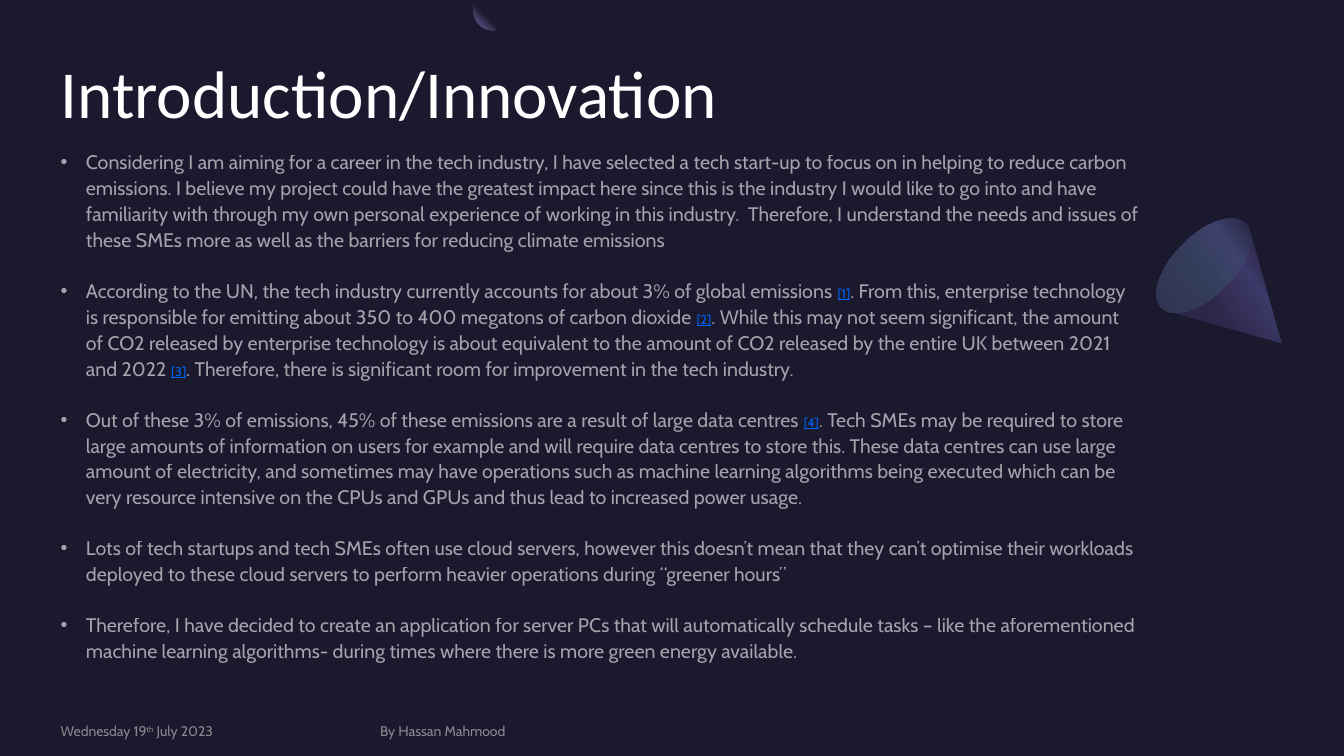
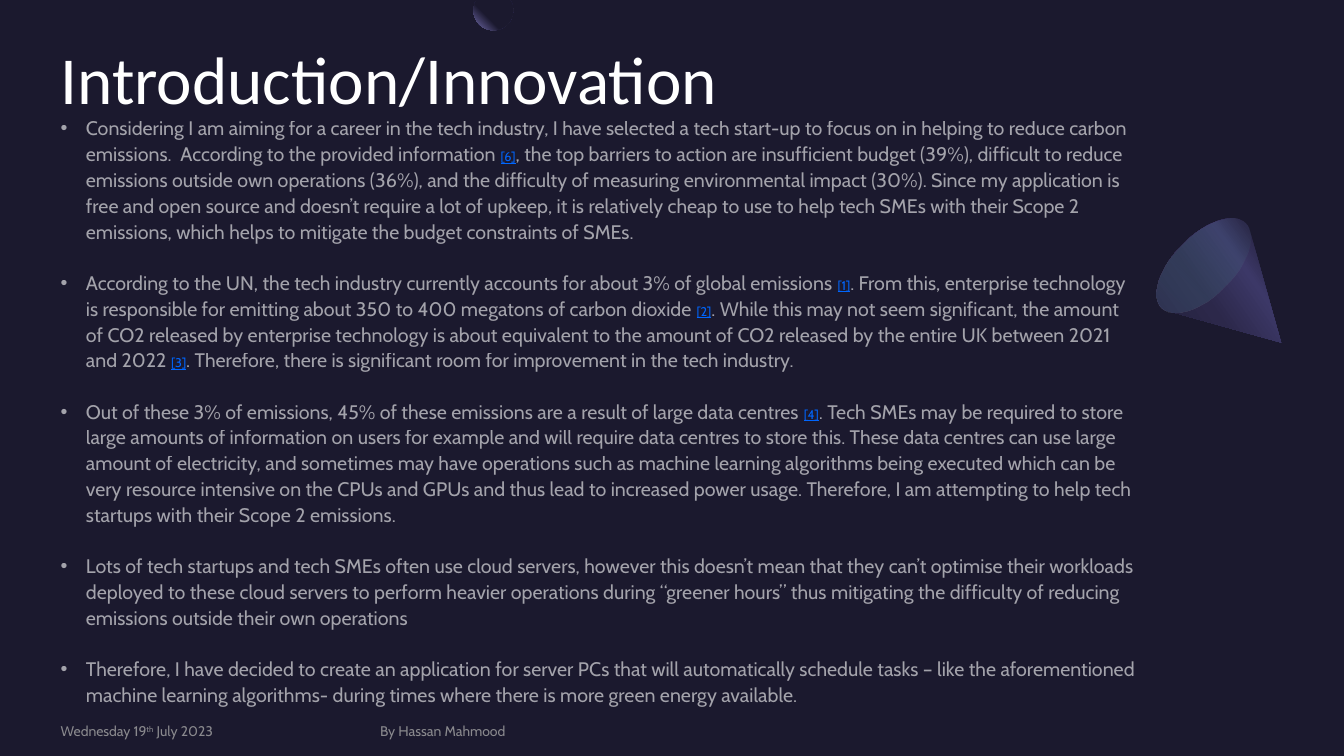
Before and after one commit to HassanWasHere/IEUK, a slide deck: slide 1 of EnergyScheduler.pptx. Drawn at 1344x756 pixels with LibreOffice and Linux fonts; fonts in the diff are those of the drawing. Boxes give left, top, right and bottom in pixels: in the first picture for what was removed or moved away, otherwise in the second. Text is boxed around its words. In the diff, an @@ line names an element or a change of style, - is before the commit and + after.

```diff
--- a/EnergyScheduler.pptx
+++ b/EnergyScheduler.pptx
@@ title "Introduction/Innovation": place and size @@
-title "Introduction/Innovation" at [61,71,717,121]
+title "Introduction/Innovation" at [61,57,717,107]
@@ text "Considering I am aiming for ...": place and size @@
-text "Considering I am aiming for ..." at [86,155,1138,663]
+text "Considering I am aiming for ..." at [86,121,1133,630]
@@ text at [86,121,1126,244]: text changed @@
-• Considering I am aiming for a career in the tech industry, I have selected a tech start-up to focus on in helping to reduce carbon emissions. I believe my project could have the greatest impact here since this is the industry I would like to go into and have familiarity with through my own personal experience of working in this industry. Therefore, I understand the needs and issues of these SMEs more as well as the barriers for reducing climate emissions
+• Considering I am aiming for a career in the tech industry, I have selected a tech start-up to focus on in helping to reduce carbon emissions. According to the provided information [6], the top barriers to action are insufficient budget (39%), difficult to reduce emissions outside own operations (36%), and the difficulty of measuring environmental impact (30%). Since my application is free and open source and doesn’t require a lot of upkeep, it is relatively cheap to use to help tech SMEs with their Scope 2 emissions, which helps to mitigate the budget constraints of SMEs.
@@ text at [86,404,1133,630]: text changed @@
-• Out of these 3% of emissions, 45% of these emissions are a result of large data centres [4]. Tech SMEs may be required to store large amounts of information on users for example and will require data centres to store this. These data centres can use large amount of electricity, and sometimes may have operations such as machine learning algorithms being executed which can be very resource intensive on the CPUs and GPUs and thus lead to increased power usage.
-• Lots of tech startups and tech SMEs often use cloud servers, however this doesn’t mean that they can’t optimise their workloads deployed to these cloud servers to perform heavier operations during “greener hours”
+• Out of these 3% of emissions, 45% of these emissions are a result of large data centres [4]. Tech SMEs may be required to store large amounts of information on users for example and will require data centres to store this. These data centres can use large amount of electricity, and sometimes may have operations such as machine learning algorithms being executed which can be very resource intensive on the CPUs and GPUs and thus lead to increased power usage. Therefore, I am attempting to help tech startups with their Scope 2 emissions.
+• Lots of tech startups and tech SMEs often use cloud servers, however this doesn’t mean that they can’t optimise their workloads deployed to these cloud servers to perform heavier operations during “greener hours” thus mitigating the difficulty of reducing emissions outside their own operations
```
Also in this commit, not shown: 2 other slides changed, 1 other file.
